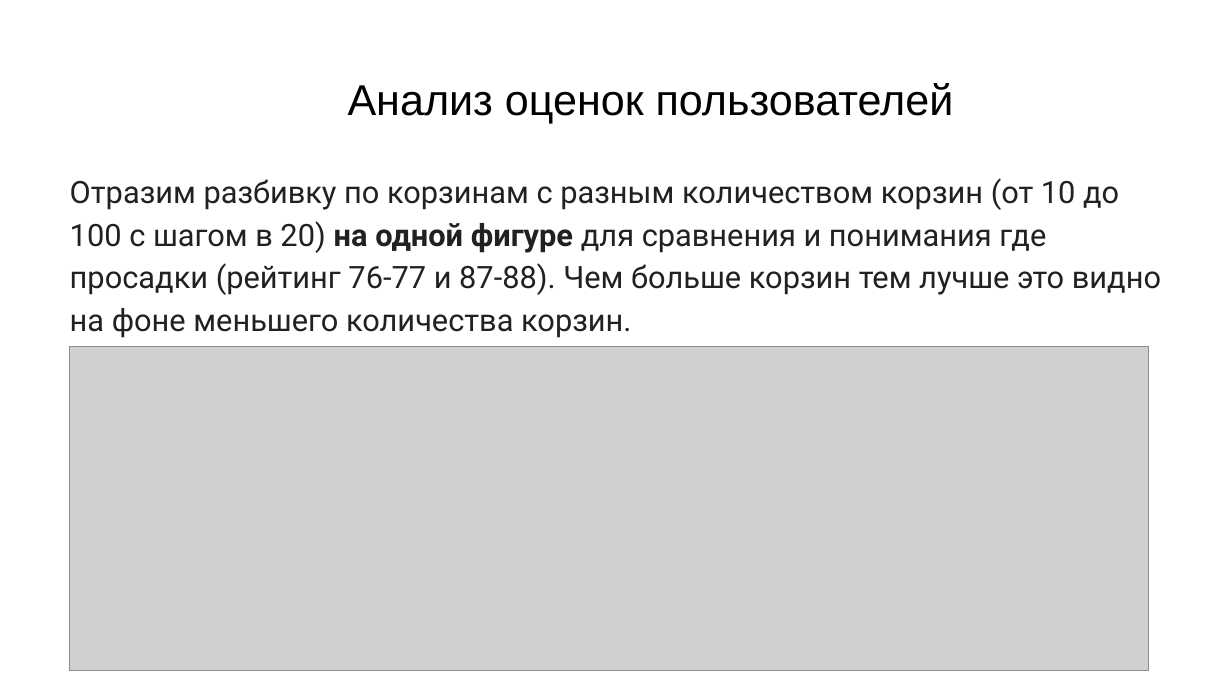
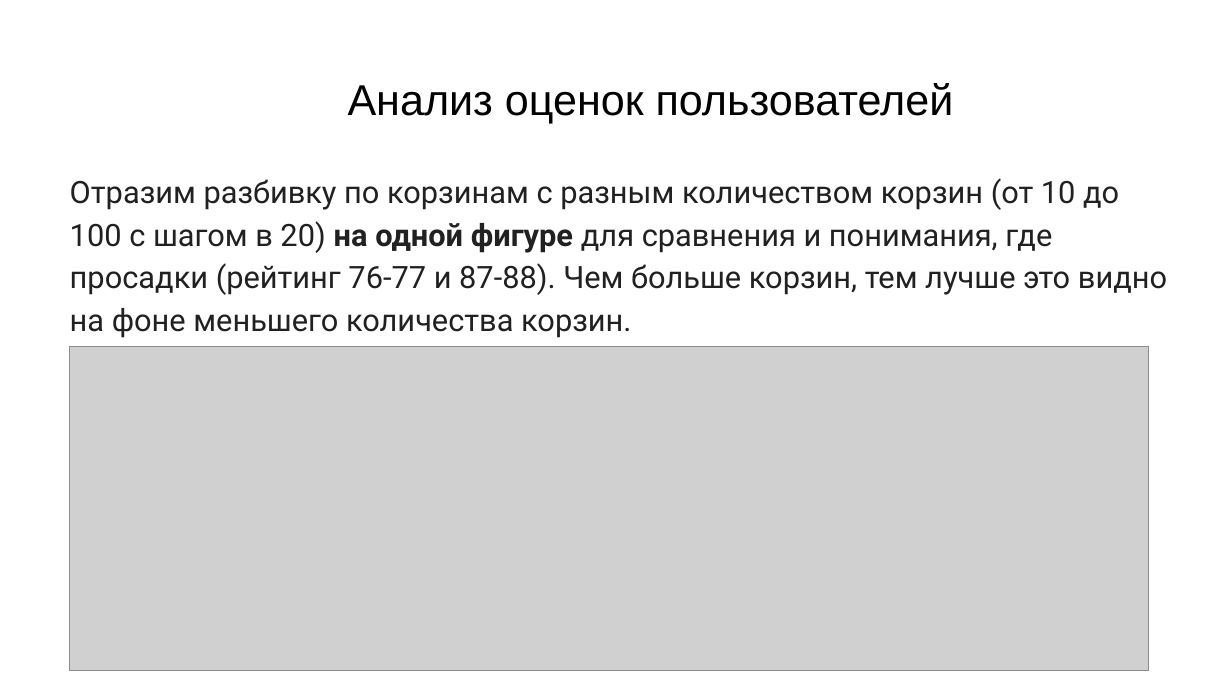
Before and after one commit to Dimildizio/DS_course, a slide deck: slide 8 of EDA_group_slides.pptx. Drawn at 1232x693 pixels with LibreOffice and Linux fonts; fonts in the diff are those of the drawing; grey boxes stand for pictures. Boxes give left, top, right and bottom in pixels: in the first picture for what was removed or moved away, otherwise in the second. Text is boxed around its words. In the diff, an @@ line names an element or a change of style, - is before the commit and + after.

```diff
--- a/EDA_group_slides.pptx
+++ b/EDA_group_slides.pptx
@@ text at (x1=70, y1=178, x2=1167, y2=338): text changed @@
-Отразим разбивку по корзинам с разным количеством корзин (от 10 до 100 с шагом в 20) на одной фигуре для сравнения и понимания где просадки (рейтинг 76-77 и 87-88). Чем больше корзин тем лучше это видно на фоне меньшего количества корзин.
+Отразим разбивку по корзинам с разным количеством корзин (от 10 до 100 с шагом в 20) на одной фигуре для сравнения и понимания, где просадки (рейтинг 76-77 и 87-88). Чем больше корзин, тем лучше это видно на фоне меньшего количества корзин.
```
Also in this commit, not shown: 19 other slides changed.
